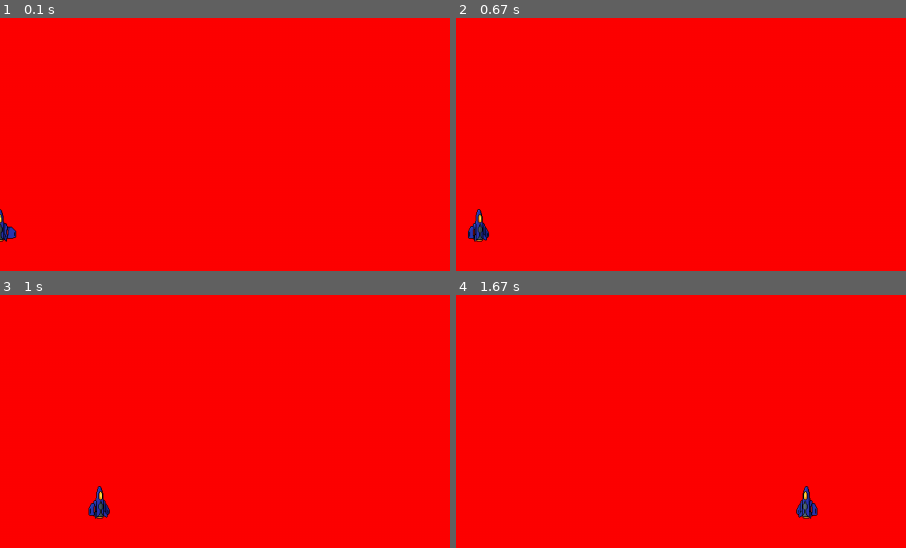
Above: before the commit, frames 1-4 (two rows, left to right).
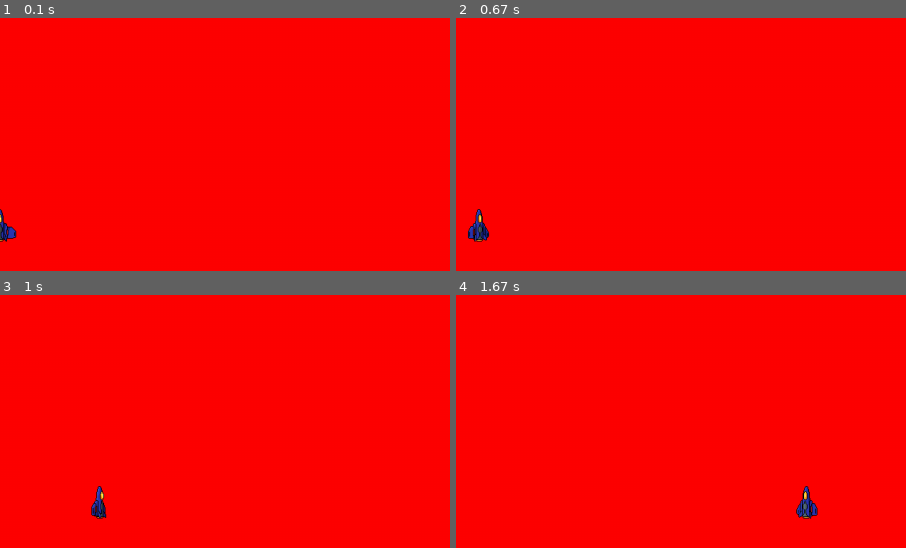
Above: after the commit, the same moments.

Repository: lucas-1120319/Ace-Pygame
Game: pygame game, started from main.py
Same seed, same stepped clock (60 frames per second), same inputs: the game is played once before the commit and once after it.
Inputs:
- Up to frame 1 (0.1 s): no input
- Up to frame 2 (0.67 s): hold D from 0.33 s (still down)
- Up to frame 3 (1 s): release D at 0.8 s; hold D from 0.83 s (still down)
- Up to frame 4 (1.67 s): release D at 1.3 s; hold A from 1.33 s (still down)
The pictures show only the part of the screen within x 50-100%, y 50-100%; the shares and areas given below are measured in that part.

Frames 1-2 are identical in both runs. In frame 3, 0.3% of the frame differs, in the area x 19-25%, y 77-89%; in frame 4, nothing differs.

Commit message:
code clean up and image smoothing

Diff:
--- a/entities/player.py
+++ b/entities/player.py
@@ -35,22 +35,23 @@
 
     def move(self, direction):
         #set velocity based on the a or d button
-        self.velocity = (direction.x * self.speed)  + self.velocity
+        self.velocity += (direction * self.speed)
 
         #show correct image
-        self.spriteSheet_image = self.DEFAULT_IMAGE + direction.x
-        if direction.x != 0:
-            if self.velocity > (self.max_speed * (2/3)):
-                self.spriteSheet_image = self.DEFAULT_IMAGE + 2
-            elif self.velocity < (-self.max_speed * (2/3)):
-                self.spriteSheet_image = self.DEFAULT_IMAGE - 2
+        self.spriteSheet_image = self.DEFAULT_IMAGE + direction
+        if direction != 0:
+            #set lean pose if the velocity matches the direction
+            self.spriteSheet_image = self.DEFAULT_IMAGE + direction
+            if abs(self.velocity) > self.max_speed * (1 / 3) and (self.velocity * direction) > 0:
+                self.spriteSheet_image = self.DEFAULT_IMAGE + (2 * direction)
+
         #speed limiter
         if self.velocity >= self.max_speed:
             self.velocity = self.max_speed
         if self.velocity <= -self.max_speed:
             self.velocity = -self.max_speed
 
-        self.playerRect.move_ip(self.velocity, (self.speed * direction.y))
+        self.playerRect.move_ip(self.velocity, (self.speed * direction))
 
         #border detection
         if self.playerRect.left < self.screen.get_rect().left:
--- a/main.py
+++ b/main.py
@@ -14,11 +14,11 @@
 def key_pressed():
     pressed_keys = pygame.key.get_pressed()
     if pressed_keys[pygame.K_a]:
-        player_class.move(Vector2(-1, 0))
+        player_class.move(-1)
     elif pressed_keys[pygame.K_d]:
-        player_class.move(Vector2(1, 0))
+        player_class.move(1)
     else:
-        player_class.move(Vector2(0, 0))
+        player_class.move(0)
     player_class.update()
 
 while True:
